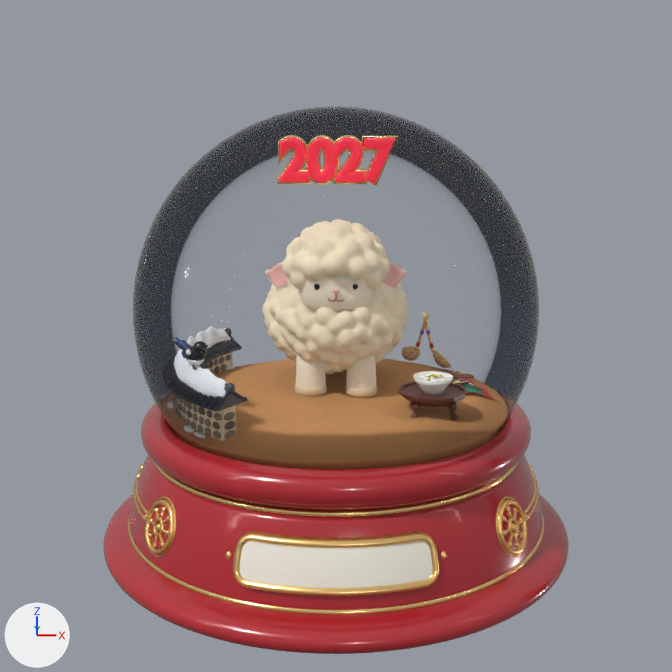
One commit to the Blender file design/blender/newyear.blend: the scene before it, then after it.
One viewpoint serves both versions: the file's camera 'Camera'. Arrows for +X, +Y and +Z are at lower left; the lights stay in place. The first picture is the older version.

Script lines for the objects in view, before the commit:
```python
me_base_nameplate = bpy.data.meshes.new('Base_Nameplate')
me_base_nameplate.from_pydata(...)  # 461 vertices, 460 faces; spans x -0.417..0.417, y -1.063..-0.936, z -0.415..-0.245
me_base_nameplate.polygons.foreach_set('use_smooth', [True] * 460)
me_base_nameplate.materials.append(mat_base_nameplatemat)  # white #f3eddf
me_base_nameplateframe = bpy.data.meshes.new('Base_NameplateFrame')
me_base_nameplateframe.from_pydata(...)  # 570 vertices, 476 faces; spans x -0.485..0.485, y -1.08..-0.894, z -0.445..-0.215
me_base_nameplateframe.polygons.foreach_set('use_smooth', [True] * 476)
me_base_nameplateframe.materials.append(mat_base_reliefgold)  # beige #ffd186
me_base_wood = bpy.data.meshes.new('Base_Wood')
me_base_wood.from_pydata(...)  # 3170 vertices, 3264 faces; spans x -1.21..1.21, y -1.21..1.21, z -0.65..0.05
me_base_wood.polygons.foreach_set('use_smooth', [True] * 3264)
me_base_wood.materials.append(mat_base_redmat)  # red #b3242f
ob_base_body = bpy.data.objects.new('Base_Body', me_base_wood)
ob_base_body.location = (0.0, 0.0, 0.0)
_m = ob_base_body.modifiers.new('Subsurf', 'SUBSURF')
ob_base_nameplate = bpy.data.objects.new('Base_Nameplate', me_base_nameplate)
ob_base_nameplate.location = (0.0, 0.0, 0.0)
ob_base_nameplateframe = bpy.data.objects.new('Base_NameplateFrame', me_base_nameplateframe)
ob_base_nameplateframe.location = (0.0, 0.0, 0.0)
_m = ob_base_nameplateframe.modifiers.new('Subsurf', 'SUBSURF')
_m.render_levels = 1
# also in view: 'Base_Relief_newyear' at (0.0, 0.16, -0.33); 'Base_GoldRim_Top' at (0.0, 0.0, -0.13); 'Year2027' at (0.01, 0.0, 1.29); 'Yard' at (0.0, 0.0, 0.08); 'Soban' at (0.45, -0.39, 0.19)
```
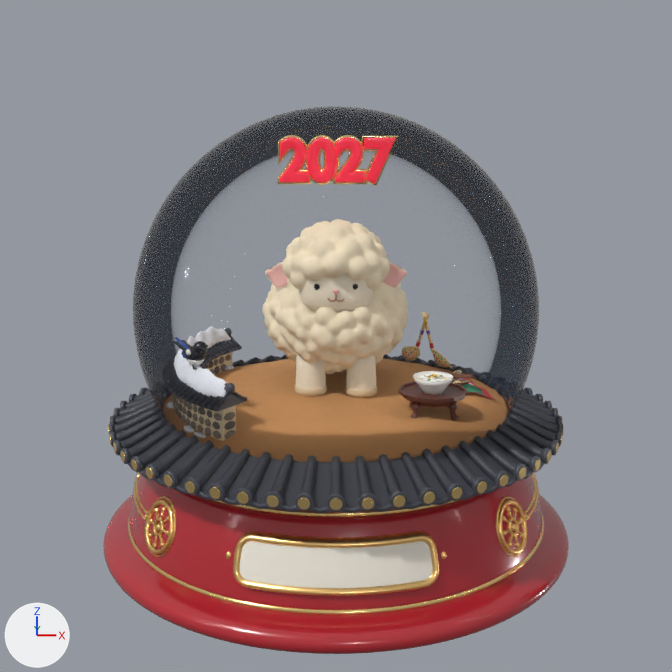
Changed parts and their boxes [x1, y1, x2, y2] in the pictures (672 x 672 px):
'Base_Eave', added: after [108, 354, 564, 513]
    faces in mat_wall_tile (dark grey #3a3c44): [113, 354, 559, 509]
    faces in mat_wall_tileend (dark grey #4a4d57): [109, 356, 563, 513]
    faces in mat_gold (beige #ffdd95): [108, 413, 564, 510]
'Base_GoldRim_Top', unchanged, covered by the edit: before [153, 462, 519, 517]; after [211, 500, 461, 517]

The change in detail:
Mesh me_base_eave is new.
It has 7280 vertices, 5936 faces and spans x -1.14..1.14, y -1.14..1.14, z -0.1..0.11.
Faces by material slot: [4144, 1120, 672].
It uses material mat_wall_tile (dark grey #3a3c44).
It uses material mat_wall_tileend (dark grey #4a4d57).
It uses material mat_gold (beige #ffdd95).
Object 'Base_Eave' (ob_base_eave) is new; it shows me_base_eave.
Its location is (0.0, 0.0, 0.0).
